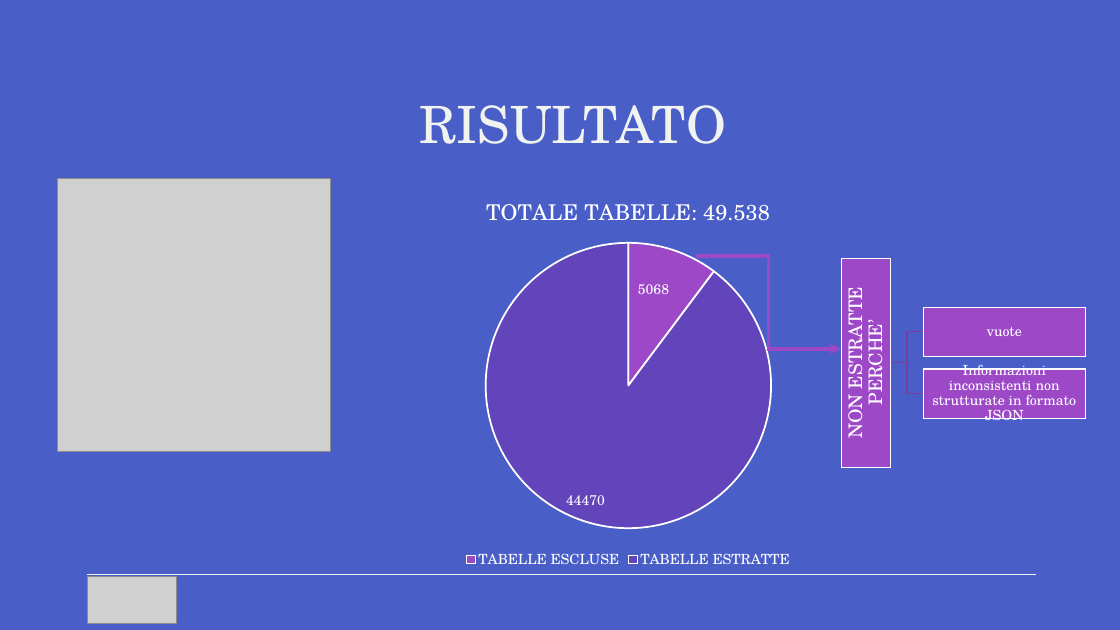
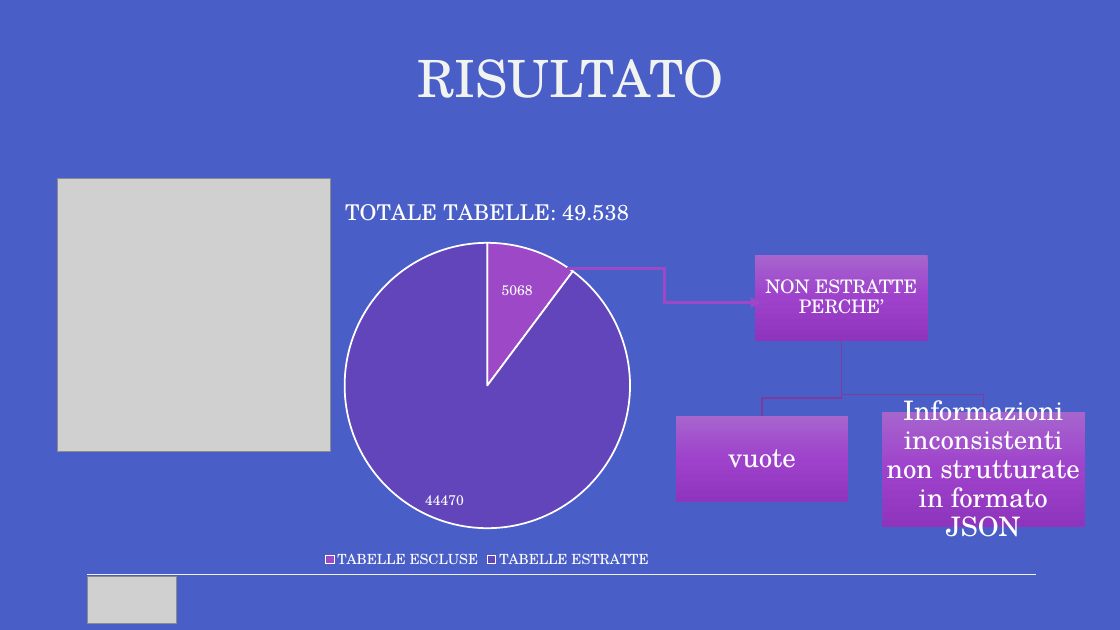
Before and after one commit to AntonioSouls/Data-Engineering-Projects, a slide deck: slide 12 of homework3/Presentazione HOMEWORK 3.pptx (slide 11 before the commit). Drawn at 1120x630 pixels with LibreOffice and Linux fonts; fonts in the diff are those of the drawing; grey boxes stand for pictures. Boxes give left, top, right and bottom in pixels: in the first picture for what was removed or moved away, otherwise in the second. Text is boxed around its words. In the diff, an @@ line names an element or a change of style, - is before the commit and + after.

Commit message:
Modified Presentation

```diff
--- a/homework3/Presentazione HOMEWORK 3.pptx
+++ b/homework3/Presentazione HOMEWORK 3.pptx
@@ title "RISULTATO": place and size @@
-title "RISULTATO" at (420,105,727,144)
+title "RISULTATO" at (417,59,724,98)
@@ pie chart: place and size @@
-pie chart at (355,179,902,573)
+pie chart at (213,179,761,573)
@@ elbow arrow moved from (697, 256) - (841, 349) to (568, 269) - (761, 302) @@
@@ text "NON ESTRATTE PERCHE’": place and size @@
-text "NON ESTRATTE PERCHE’" at (841,297,888,437)
+text "NON ESTRATTE PERCHE’" at (765,279,917,314)
@@ text "NON ESTRATTE PERCHE’" at (765,279,917,314): rotation 270 to 0 degrees @@
@@ rectangle added at (755,255,928,341), fill gradient #A864CE to #9F43CD to #9034BD @@
@@ rectangle removed at (841,258,891,467) @@
@@ text "5068": place and size @@
-text "5068" at (638,284,669,294)
+text "5068" at (502,285,533,295)
@@ rectangle removed at (923,308,1086,357) @@
@@ freeform shape: place and size @@
-freeform shape at (891,332,924,363)
+freeform shape at (762,341,841,416)
@@ freeform shape: place and size @@
-freeform shape at (891,363,924,394)
+freeform shape at (842,341,984,413)
@@ rectangle removed at (923,369,1086,418) @@
@@ text "vuote" at (728,449,796,468): size 12 to 23 pt; more space between paragraphs @@
@@ text "vuote": place and size @@
-text "vuote" at (987,327,1022,336)
+text "vuote" at (728,449,796,468)
@@ rectangle added at (676,416,849,502), fill gradient #A864CE to #9F43CD to #9034BD @@
@@ text "Informazioni inconsistenti non strutturate in ...": place and size @@
-text "Informazioni inconsistenti non strutturate in ..." at (932,362,1077,426)
+text "Informazioni inconsistenti non strutturate in ..." at (887,393,1079,544)
@@ text "Informazioni inconsistenti non strutturate in ..." at (887,393,1079,544): size 12 to 23 pt; more space between paragraphs @@
@@ rectangle added at (882,413,1086,527), fill gradient #A864CE to #9F43CD to #9034BD @@
```
Also in this commit, not shown: 11 other slides changed, 5 slides added.
